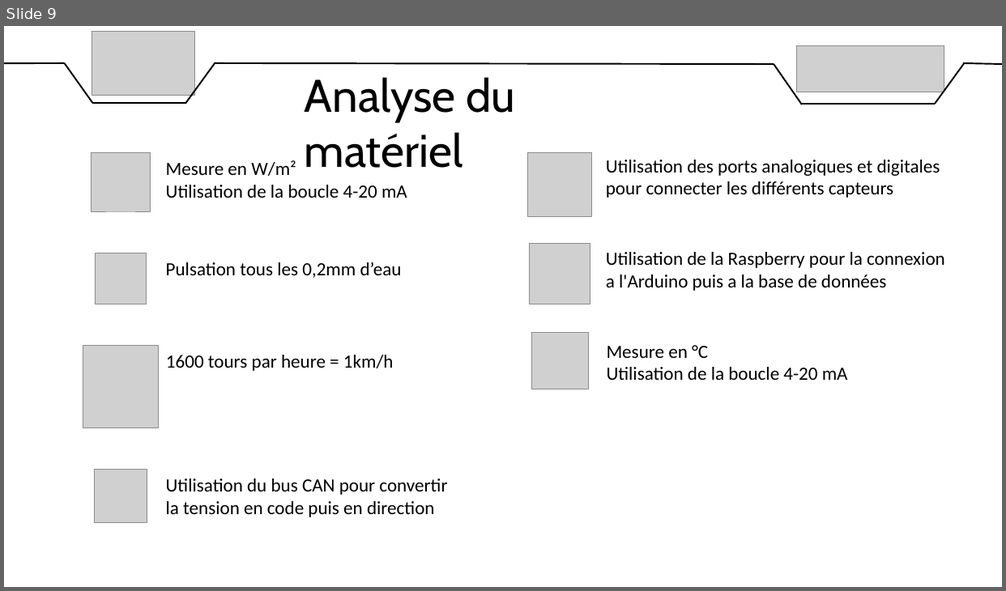
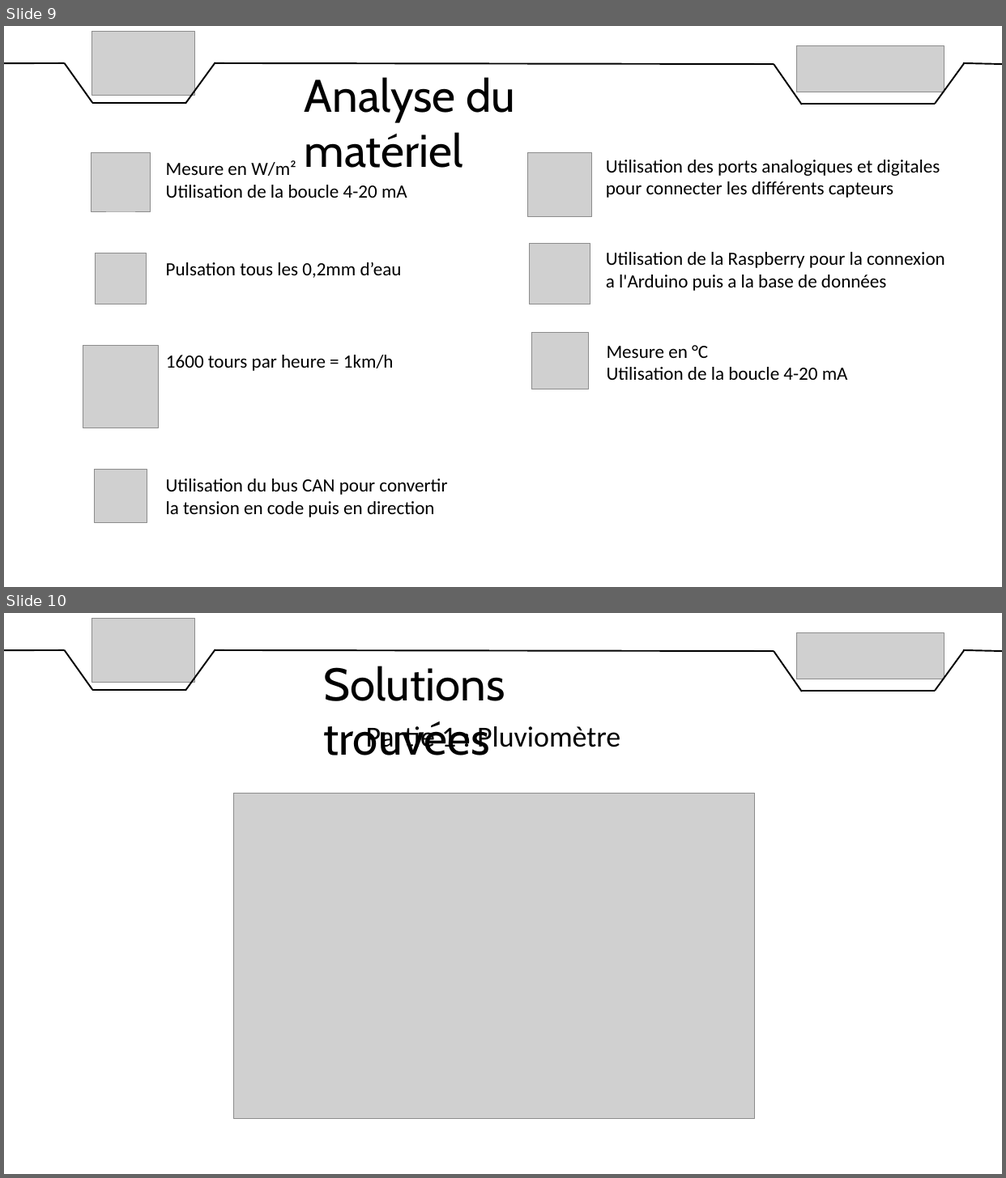
Before and after one commit to DylanChe/SupervisionSerre, a slide deck: oral_projet/revue_2/diaporama_revue_2_dylan.pptx. Shown one above the other, each under a label of ours: slide 9 before the commit, slides 9 and 10 after it. The pictures are 1006x591 and 1006x1178 pixels, drawn with LibreOffice and Linux fonts; fonts in the diff are those of the drawing; grey boxes stand for pictures. Boxes give left, top, right and bottom in pixels: in the first picture for what was removed or moved away, otherwise in the second. Text is boxed around its words. In the diff, an @@ line names an element or a change of style, - is before the commit and + after.

```diff
--- a/oral_projet/revue_2/diaporama_revue_2_dylan.pptx
+++ b/oral_projet/revue_2/diaporama_revue_2_dylan.pptx
@@ slide 10 added at box(4, 613, 1002, 1174), background #FFFFFF @@
@@ picture added at box(91, 618, 195, 682) @@
@@ picture added at box(797, 632, 944, 679) @@
@@ line added from (4, 650) to (65, 650), #000000 1.5 pt @@
@@ line added from (65, 650) to (92, 690), #000000 1.5 pt @@
@@ line added from (215, 649) to (185, 691), #000000 1.5 pt @@
@@ line added from (215, 650) to (774, 651), #000000 1.5 pt @@
@@ line added from (774, 651) to (802, 692), #000000 1.5 pt @@
@@ line added from (965, 649) to (935, 691), #000000 1.5 pt @@
@@ line added from (963, 650) to (1002, 651), #000000 1.5 pt @@
@@ text added at box(323, 666, 505, 756), 44 pt, text #000000 @@
+Solutions trouvées
@@ line added from (92, 690) to (187, 690), #000000 1.5 pt @@
@@ line added from (802, 691) to (935, 691), #000000 1.5 pt @@
@@ text added at box(366, 723, 620, 754), 28 pt, text #000000 @@
+Partie 1 : Pluviomètre
@@ picture added at box(234, 794, 756, 1119) @@
```
Also in this commit, not shown: 4 slides changed.
